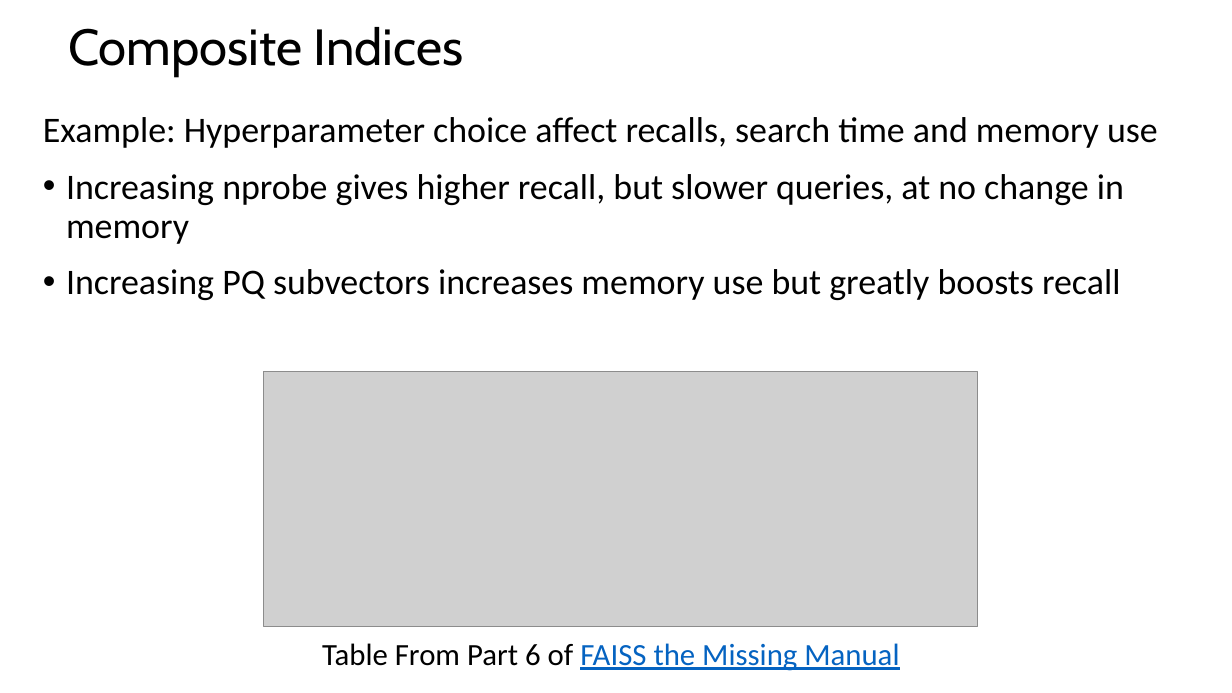
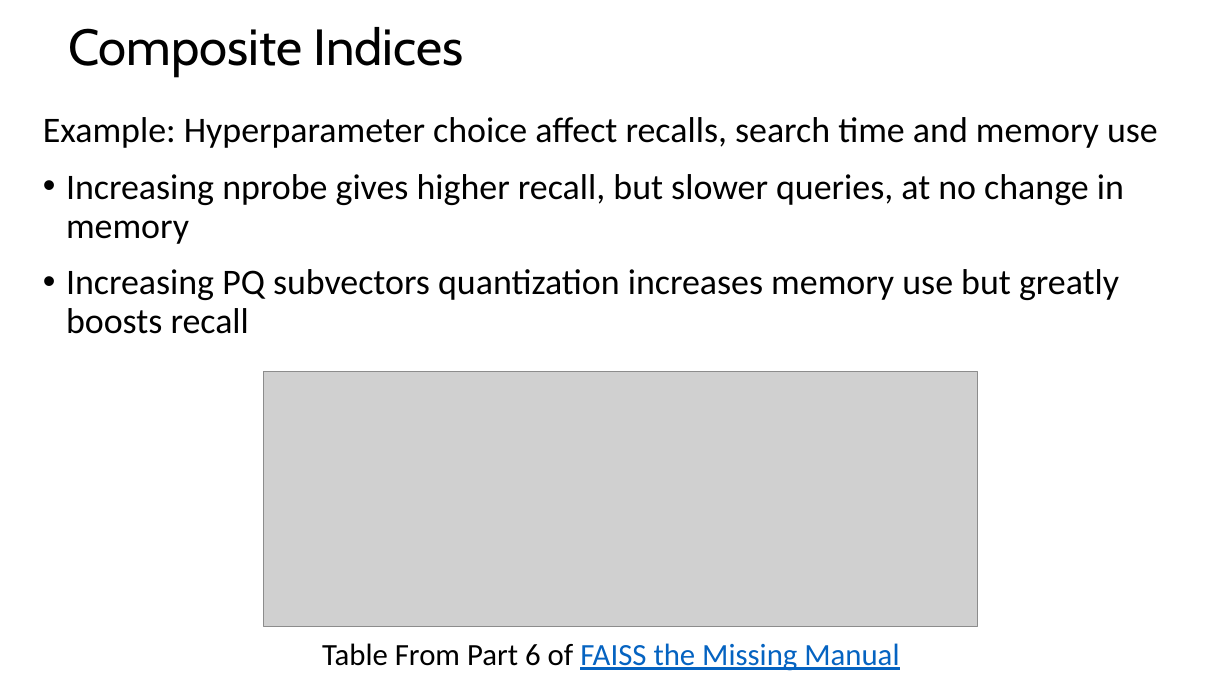
Before and after one commit to StephenElston/CSCI-E-108, a slide deck: slide 38 of slides/9_EfficientSimilaritySearch_Part2.pptx. Drawn at 1232x693 pixels with LibreOffice and Linux fonts; fonts in the diff are those of the drawing; grey boxes stand for pictures. Boxes give left, top, right and bottom in pixels: in the first picture for what was removed or moved away, otherwise in the second. Text is boxed around its words. In the diff, an @@ line names an element or a change of style, - is before the commit and + after.

Commit message:
Clearified IVF-PQ slides, updated slides, corrected typos

```diff
--- a/slides/9_EfficientSimilaritySearch_Part2.pptx
+++ b/slides/9_EfficientSimilaritySearch_Part2.pptx
@@ text at <box>66,269,1119,334</box>: text changed @@
-• Increasing PQ subvectors increases memory use but greatly boosts recall
+• Increasing PQ subvectors quantization increases memory use but greatly boosts recall
```
Also in this commit, not shown: 5 other slides changed.
